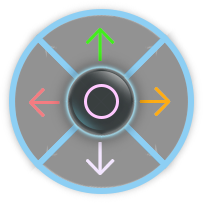
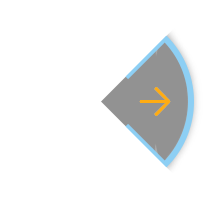
Layers edited between the first and the second 203px x 203px image:
hid "A" over <box>48,48,155,156</box>
hid "AU", painted on it over <box>29,3,171,102</box>
hid "AD", painted on it over <box>30,101,172,199</box>
hid "AL", painted on it over <box>2,29,102,174</box>
painted on "AR" over <box>123,34,167,169</box>
